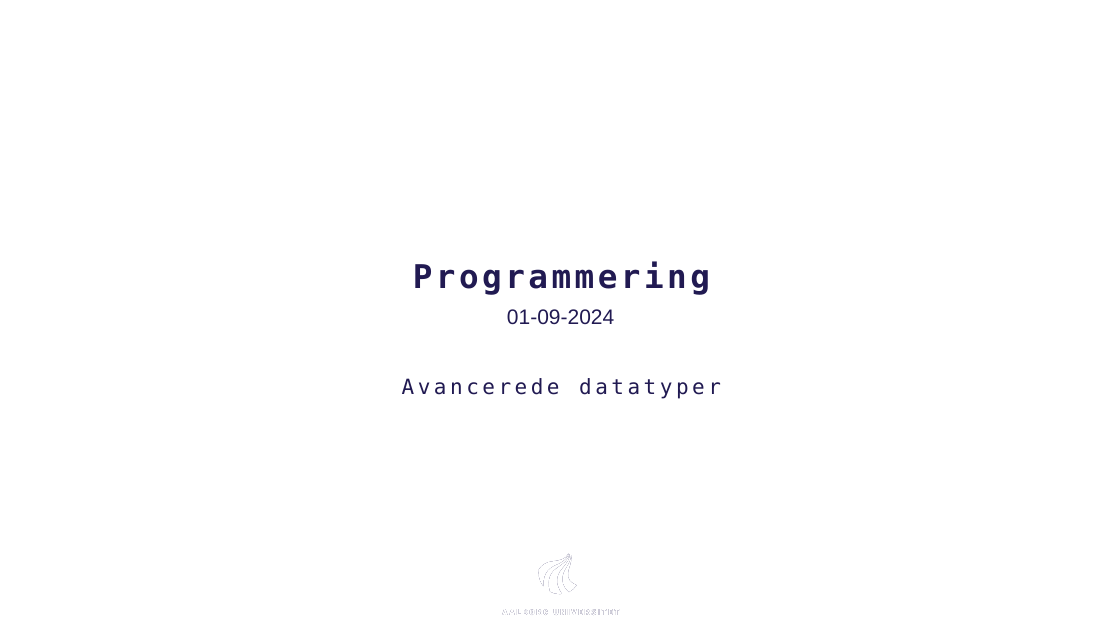
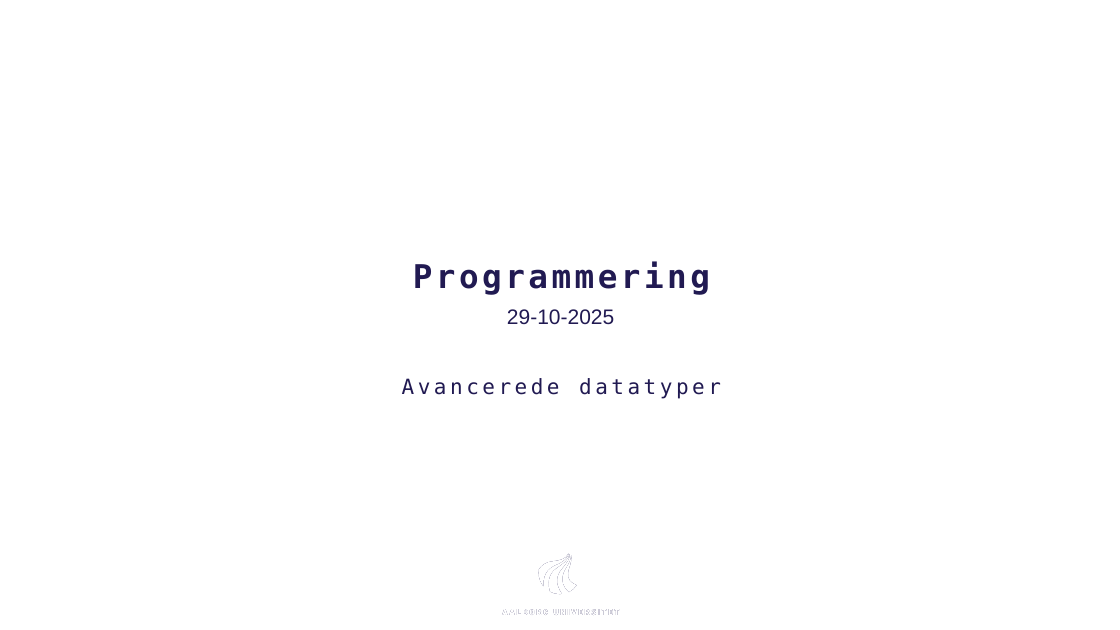
Before and after one commit to AAU-ST1-Programming/advanced_datatypes, a slide deck: slide 1 of advanced_datattypes.pptx. Drawn at 1120x630 pixels with LibreOffice and Linux fonts; fonts in the diff are those of the drawing. Boxes give left, top, right and bottom in pixels: in the first picture for what was removed or moved away, otherwise in the second. Text is boxed around its words. In the diff, an @@ line names an element or a change of style, - is before the commit and + after.

Commit message:
updated date on first slide

```diff
--- a/advanced_datattypes.pptx
+++ b/advanced_datattypes.pptx
@@ text at bbox=[507, 309, 614, 325]: text changed @@
-01-09-2024
+29-10-2025
```
